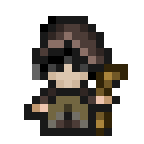
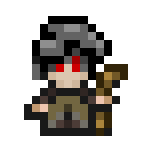
The second 144 × 144 image is a revision of the first. Changes to its layers:
hid "Layer 48" over (32, 16, 112, 72)
showed "Layer 49" over (32, 40, 112, 72)
added layer "Layer 51" in group "Group 2" over (56, 56, 80, 72)
